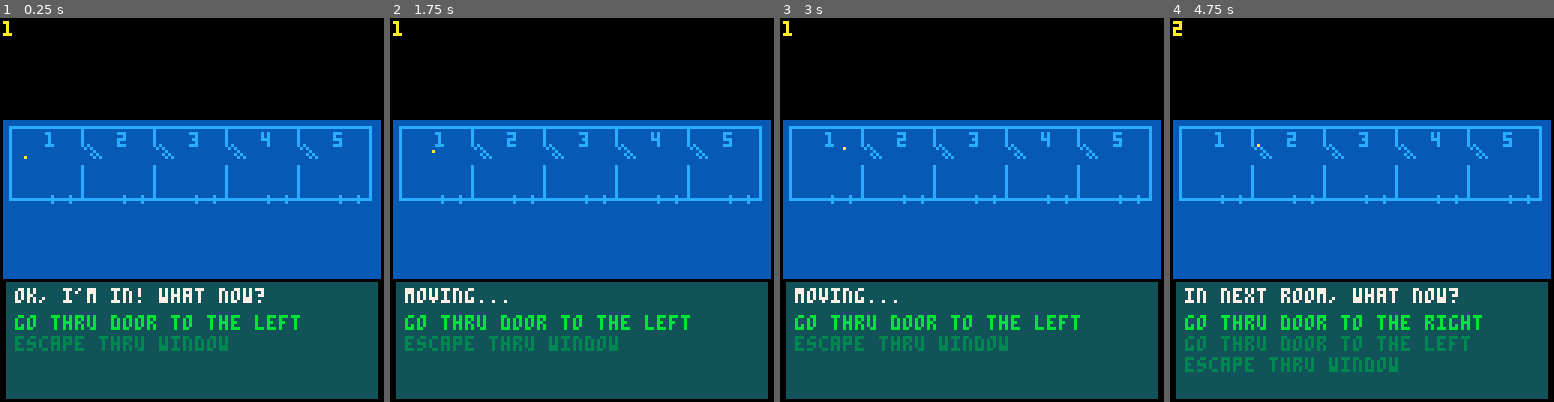
Above: before the commit, frames 1-4 (left to right).
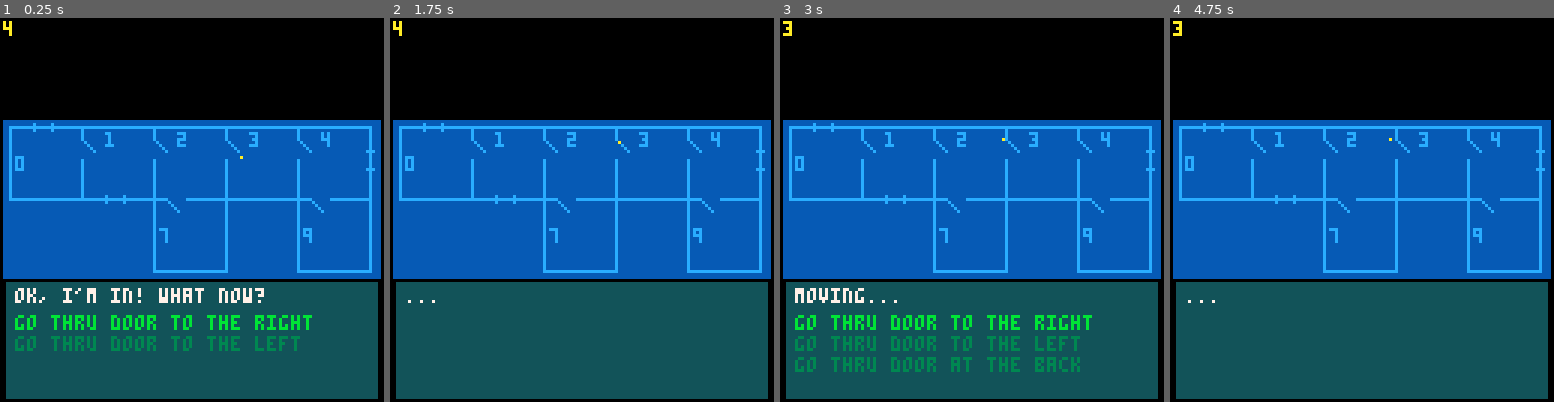
Above: after the commit, the same moments.

Repository: ironchestgames/pico-8-carts
Game: PICO-8 cartridge hackheist.p8
The game is run twice, just before and just after one commit, with the same random seed, the same clock (stepped at 60 frames per second) and the same inputs.
Inputs:
- Up to frame 1 (0.25 s): no input
- Up to frame 2 (1.75 s): tap O (Z key) at 0.7, 1.7 s
- Up to frame 3 (3 s): tap O (Z key) at 2.1, 2.5, 2.9 s; hold Up 2.15-2.42 s
- Up to frame 4 (4.75 s): tap O (Z key) every 0.4 s from 3.3 to 4.5 s; hold Down 3.63-3.97 s; hold Up from 4.73 s (still down)

The runs differ from the first frame. In frame 1, 3.4% of the frame differs, in the area x 0-98%, y 0-87%; in frame 2, 4.6%; in frame 3, 4.5%; in frame 4, 6.5%, in the area x 0-98%, y 2-93%.

Commit message:
hackheist - room gen

Diff:
--- a/hackheist.p8
+++ b/hackheist.p8
@@ -5,6 +5,10 @@
 printh('debug started','debug',true)
 function debug(s)
  printh(tostr(s),'debug',false)
+end
+
+function flrrnd(n)
+ return flr(rnd(n))
 end
 
 function clone(_t)
@@ -94,83 +98,6 @@
  },
 }
 
-function _init()
- local _maxtotw,_maxtoth=122,48
- -- init rooms
- rooms={}
-
- local _totw,_toth=0,0
- local _prevroom=nil
- local _roomi=1
-
- while true do
-  -- determine room(s) width
-  local _roomw=24
-  _totw+=_roomw
-
-  -- determine room count
-  local _roomcount=1
-
-  -- determine room(s) height
-  local _roomh=24
-
-  -- if mansion would be too big, stop
-  if _totw > _maxtotw then
-   break
-  end
-
-  -- create west
-  local _west={{},{}}
-  -- create doors to previous column
-  if _prevroom then
-   _west[1]={ typ='door', leadsto=_prevroom.id, relative='to the right', xoff=2, yoff=6 }
-   _prevroom.walls[3][1]={ typ='door', leadsto=_roomi, relative='to the left', xoff=24, yoff=6 }
-  end
-
-  -- create north
-  local _north={{},{}}
-
-  -- create east
-  local _east={{},{}}
-
-  -- create south
-  local _south={{},{}}
-
-  -- create door to same column
-  -- todo
-
-  -- create camera
-  _north[1]={ typ='camera', id=_roomi, xoff=12, yoff=2 }
-
-  -- create windows
-  _south[1]={ typ='window', xoff=14, yoff=23 }
-
-  -- create room
-  local _room={
-   id=_roomi,
-   x=_totw-_roomw,
-   y=0,
-   w=_roomw,
-   h=_roomh,
-   walls={
-    _west,
-    _north,
-    _east,
-    _south,
-   },
-  }
-
-  rooms[_roomi]=_room
-
-  _roomi+=1
-  _prevroom=_room
-
- end
-
- -- randomize camera ids
-
-end
-
 
 partner={
  room=1,
@@ -181,6 +108,163 @@
 }
 
 msgstr='ok, i\'m in! what now?'
+
+
+function _init()
+ rooms={}
+
+ local _rooms={}
+ for _i=0,9 do
+  _rooms[_i+1]={
+   id=_i+1,
+   x=(_i%5)*24,
+   y=flr(_i/5)*24,
+   w=24,
+   h=24,
+   walls={
+    {{},{}}, -- west
+    {{},{}}, -- north
+    {{},{}}, -- east
+    {{},{}}, -- south
+   }
+  }
+ end
+
+ local _stepcount=12
+ local _x=flrrnd(5)
+ local _y=flrrnd(2)
+
+ partner.room=1+_x+_y*5
+
+ local _dirs={-1,1}
+ local _i=1
+ while _i <= _stepcount do
+  local _nextx=_x
+  local _nexty=_y
+  if rnd() > .5 then
+   _nexty+=_dirs[flrrnd(2)+1]
+  else
+   _nextx+=_dirs[flrrnd(2)+1]
+  end
+
+  if _nextx < 5 and _nextx >= 0 and _nexty < 2 and _nexty >= 0 then
+   local _curroom=_rooms[1+_x+_y*5]
+   local _nextroom=_rooms[1+_nextx+_nexty*5]
+
+   if _nexty - _y == 1 then -- down
+    _curroom.walls[4][1]={ typ='door', leadsto=_nextroom.id, relative='', xoff=4, yoff=24 }
+    _nextroom.walls[2][1]={ typ='door', leadsto=_curroom.id, relative='', xoff=4, yoff=0 }
+   elseif _nexty - _y == -1 then -- up
+    _curroom.walls[2][1]={ typ='door', leadsto=_nextroom.id, relative='', xoff=4, yoff=0 }
+    _nextroom.walls[4][1]={ typ='door', leadsto=_curroom.id, relative='', xoff=4, yoff=24 }
+   elseif _nextx - _x == 1 then -- left
+    _curroom.walls[3][1]={ typ='door', leadsto=_nextroom.id, relative='', xoff=24, yoff=4 }
+    _nextroom.walls[1][1]={ typ='door', leadsto=_curroom.id, relative='', xoff=0, yoff=4 }
+   elseif _nextx - _x == -1 then -- right
+    _curroom.walls[1][1]={ typ='door', leadsto=_nextroom.id, relative='', xoff=0, yoff=4 }
+    _nextroom.walls[3][1]={ typ='door', leadsto=_curroom.id, relative='', xoff=24, yoff=4 }
+   end
+
+   _x=_nextx
+   _y=_nexty
+   _i+=1
+  end
+ end
+
+ -- put camera on doorless wall
+ local _pos={
+  {x=2,y=10}, -- west
+  {x=8,y=2}, -- north
+  {x=20,y=10}, -- east
+  {x=8,y=18}, -- south
+ }
+ local _camrelstrs={
+  { -- west
+   nil, -- west
+   'go thru door to the left', -- north
+   'go thru door at the back', -- east
+   'go thru door to the right', -- south
+  },
+  { -- north
+   'go thru door to the right', -- west
+   nil, -- north
+   'go thru door to the left', -- east
+   'go thru door at the back', -- south
+  },
+  { -- east
+   'go thru door at the back', -- west
+   'go thru door to the right', -- north
+   nil, -- east
+   'go thru door to the left', -- south
+  },
+  { -- south
+   'go thru door to the left', -- west
+   'go thru door at the back', -- north
+   'go thru door to the right', -- east
+   nil, -- south
+  },
+ }
+
+ for _room in all(_rooms) do
+  for _i=1,4 do
+   local _wall=_room.walls[_i]
+   if not (_wall[1].typ == 'door' or _wall[2].typ == 'door') then
+    _wall[1]={ typ='camera', id=_room.id, xoff=_pos[_i].x, yoff=_pos[_i].y }
+
+    -- add relative string to doors
+    for _j=1,4 do
+     local _otherwall=_room.walls[_j]
+     if _wall != _otherwall then
+      for _item in all(_otherwall) do
+       if _item.typ == 'door' then
+        _item.str=_camrelstrs[_i][_j]
+       end
+      end
+     end
+    end
+
+    break
+   end
+  end
+ end
+
+
+ -- add only rooms w doors
+ for _room in all(_rooms) do
+  local _hasdoor
+  for _wall in all(_room.walls) do
+   if _wall[1].typ == 'door' or _wall[2].typ == 'door' then
+    _hasdoor=true
+    break
+   end
+  end
+
+  if _hasdoor then
+   rooms[_room.id]=_room
+  end
+ end
+
+ local _min1window
+ for _i=1,10 do
+  local _room=rooms[_i]
+  if _room and (rnd() > .5 or not _min1window) then
+   if (_i == 6 or rooms[_i-1] == nil) and _room.walls[1][1].typ != 'camera' then -- west
+    _room.walls[1][1]={ typ='window', xoff=-1, yoff=8 }
+    _min1window=true
+   elseif (_i <= 5 or rooms[_i-5] == nil) and _room.walls[2][1].typ != 'camera' then  -- north
+    _room.walls[2][1]={ typ='window', xoff=8, yoff=-1 }
+    _min1window=true
+   elseif (_i == 5 or rooms[_i+1] == nil) and _room.walls[3][1].typ != 'camera' then -- east
+    _room.walls[3][1]={ typ='window', xoff=23, yoff=8 }
+    _min1window=true
+   elseif (_i > 5 or rooms[_i+5] == nil) and _room.walls[4][1].typ != 'camera' then -- south
+    _room.walls[4][1]={ typ='window', xoff=8, yoff=23 }
+    _min1window=true
+   end
+  end
+ end
+
+end
 
 cursel=1
 menu={}
@@ -210,7 +294,7 @@
 
    elseif _item.typ == 'door' then
     add(menu,{
-     str='go thru door '.._item.relative,
+     str=_item.str,
      f=function()
       partner.item=_item
       partner.state='roomchanging'
@@ -369,73 +453,79 @@
  -- draw blueprint
  rectfill(1,34,126,86,15)
 
- for _room in all(rooms) do
-  local _x=3+_room.x
-  local _y=36+_room.y
-  local _x2=_x+_room.w
-  local _y2=_y+_room.h
-
-  rect(_x,_y,_x2,_y2,12)
- end
-
-
- for _room in all(rooms) do
-  local _x=3+_room.x
-  local _y=36+_room.y
-
-  for _i=1,4 do
-   local _wall=_room.walls[_i]
-   local _horiz=_i%2 == 0
-   -- local _offsetfactor=_i > 2 and 1 or 0
-
-   for _item in all(_wall) do
-    if _item.worth then
-     print('?',_x+_item.xoff,_y+_item.yoff,7)
-
-    elseif _item.typ == 'camera' then
-     print(_item.id,_x+_item.xoff,_y+_item.yoff,12)
-
-    elseif _item.typ == 'window' then
-     if _horiz then
-      sspr(0,0,7,3,_x+_item.xoff,_y+_item.yoff)
-     else
-      sspr(7,0,3,7,_x+_item.xoff,_y+_item.yoff)
+ for _i=1,10 do
+  local _room=rooms[_i]
+  if _room then
+   local _x=3+_room.x
+   local _y=36+_room.y
+   local _x2=_x+_room.w
+   local _y2=_y+_room.h
+
+   rect(_x,_y,_x2,_y2,12)
+  end
+ end
+
+
+ for _i=1,10 do
+  local _room=rooms[_i]
+  if _room then
+   local _x=3+_room.x
+   local _y=36+_room.y
+
+   for _i=1,4 do
+    local _wall=_room.walls[_i]
+    local _horiz=_i%2 == 0
+    -- local _offsetfactor=_i > 2 and 1 or 0
+
+    for _item in all(_wall) do
+     if _item.worth then
+      print('?',_x+_item.xoff,_y+_item.yoff,7)
+
+     elseif _item.typ == 'camera' then
+      print(_item.id-1,_x+_item.xoff,_y+_item.yoff,12)
+
+     elseif _item.typ == 'window' then
+      if _horiz then
+       sspr(0,0,7,3,_x+_item.xoff,_y+_item.yoff)
+      else
+       sspr(7,0,3,7,_x+_item.xoff,_y+_item.yoff)
+      end
+
+     elseif _item.typ == 'door' then
+      if _horiz then
+       sspr(15,0,7,5,_x+_item.xoff,_y+_item.yoff)
+      else
+       sspr(10,0,5,7,_x+_item.xoff,_y+_item.yoff)
+      end
      end
 
-    elseif _item.typ == 'door' then
-     if _horiz then
-      sspr(15,0,7,5,_x+_item.xoff,_y+_item.yoff)
-     else
-      sspr(10,0,5,7,_x+_item.xoff,_y+_item.yoff)
-     end
+     -- for _j=1,2 do
+     -- local _item=_wall[_j]
+     -- local _itemx=_room.w/5+(_room.w/5)*(_j-1)*2
+     -- local _itemy=_room.h/5+(_room.h/5)*(_j-1)*2
+
+     -- if _item.typ == 'camera' then
+     --  if _horiz then
+     --   print(_item.id,_x+2+(_j-1)*(_room.w-6),_y+2+_offsetfactor*(_room.h-8),12)
+     --  else
+     --   print(_item.id,_x+2+_offsetfactor*(_room.w-6),_y+2+(_j-1)*(_room.h-8),12)
+     --  end
+
+     -- elseif _item.typ == 'window' then
+     --  if _horiz then
+     --   sspr(0,0,7,3,_x+_itemx,_y-1+(_offsetfactor*_room.h))
+     --  else
+     --   sspr(7,0,3,7,_x-1+(_offsetfactor*_room.w),_y+_itemy)
+     --  end
+
+     -- elseif _item.typ == 'door' then
+     --  if _horiz then
+     --   sspr(15,0,7,5,_x+_itemx,_y+(_offsetfactor*_room.h))
+     --  else
+     --   sspr(10,0,5,7,_x+(_offsetfactor*_room.w),_y+_itemy)
+     --  end
+     -- end
     end
-
-    -- for _j=1,2 do
-    -- local _item=_wall[_j]
-    -- local _itemx=_room.w/5+(_room.w/5)*(_j-1)*2
-    -- local _itemy=_room.h/5+(_room.h/5)*(_j-1)*2
-
-    -- if _item.typ == 'camera' then
-    --  if _horiz then
-    --   print(_item.id,_x+2+(_j-1)*(_room.w-6),_y+2+_offsetfactor*(_room.h-8),12)
-    --  else
-    --   print(_item.id,_x+2+_offsetfactor*(_room.w-6),_y+2+(_j-1)*(_room.h-8),12)
-    --  end
-
-    -- elseif _item.typ == 'window' then
-    --  if _horiz then
-    --   sspr(0,0,7,3,_x+_itemx,_y-1+(_offsetfactor*_room.h))
-    --  else
-    --   sspr(7,0,3,7,_x-1+(_offsetfactor*_room.w),_y+_itemy)
-    --  end
-
-    -- elseif _item.typ == 'door' then
-    --  if _horiz then
-    --   sspr(15,0,7,5,_x+_itemx,_y+(_offsetfactor*_room.h))
-    --  else
-    --   sspr(10,0,5,7,_x+(_offsetfactor*_room.w),_y+_itemy)
-    --  end
-    -- end
    end
   end
  end
